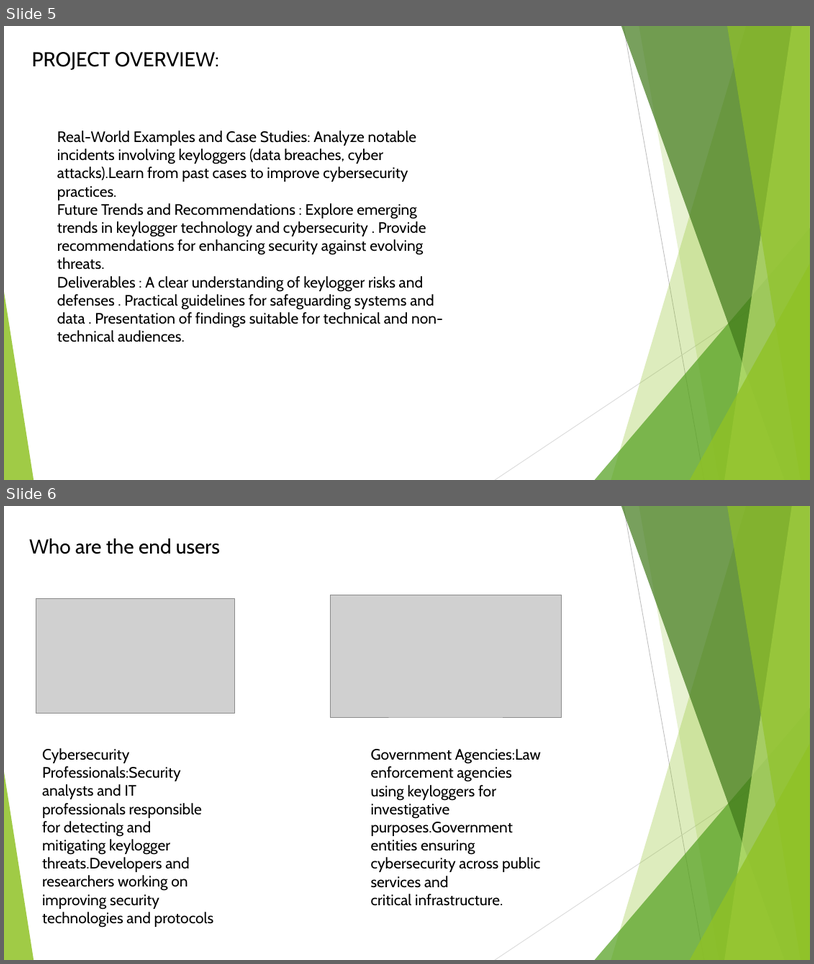
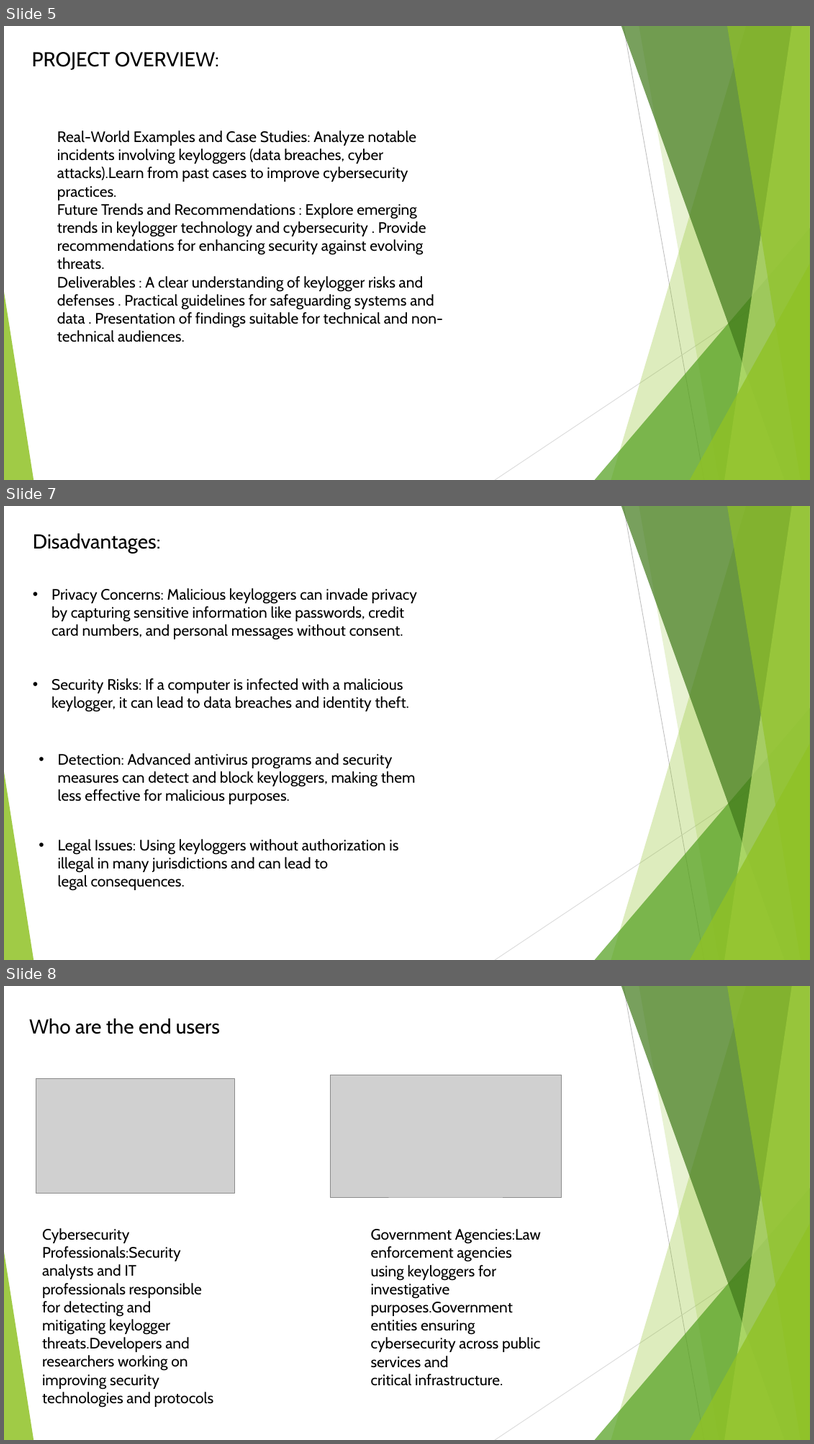
Before and after one commit to Asma-786/asma_project, a slide deck: Asmaproject.ppt.pptx. Shown one above the other, each under a label of ours: slides 5 and 6 before the commit, slides 5, 7 and 8 after it; the slides between them are not shown. The pictures are 814x964 and 814x1444 pixels, drawn with LibreOffice and Linux fonts; fonts in the diff are those of the drawing; grey boxes stand for pictures. Boxes give left, top, right and bottom in pixels: in the first picture for what was removed or moved away, otherwise in the second. Text is boxed around its words. In the diff, an @@ line names an element or a change of style, - is before the commit and + after.

```diff
--- a/Asmaproject.ppt.pptx
+++ b/Asmaproject.ppt.pptx
@@ slide 7 added at bbox=[4, 506, 810, 960], background #FFFFFF; not listed: 10 template elements that a slide beside it also shows @@
@@ text added at bbox=[33, 533, 161, 554], 24 pt, text #000000 @@
+Disadvantages:
@@ text added at bbox=[52, 588, 417, 640], 18 pt, text #000000 @@
+• Privacy Concerns: Malicious keyloggers can invade privacy by capturing sensitive information like passwords, credit card numbers, and personal messages without consent.
@@ text added at bbox=[52, 678, 410, 712], 18 pt, text #000000 @@
+• Security Risks: If a computer is infected with a malicious keylogger, it can lead to data breaches and identity theft.
@@ text added at bbox=[58, 753, 416, 804], 18 pt, text #000000 @@
+• Detection: Advanced antivirus programs and security measures can detect and block keyloggers, making them less effective for malicious purposes.
@@ text added at bbox=[58, 839, 399, 890], 18 pt, text #000000 @@
+• Legal Issues: Using keyloggers without authorization is illegal in many jurisdictions and can lead to legal consequences.
@@ what was slide 6 is now slide 8 @@
```
Also in this commit, not shown: 2 other slides added.
